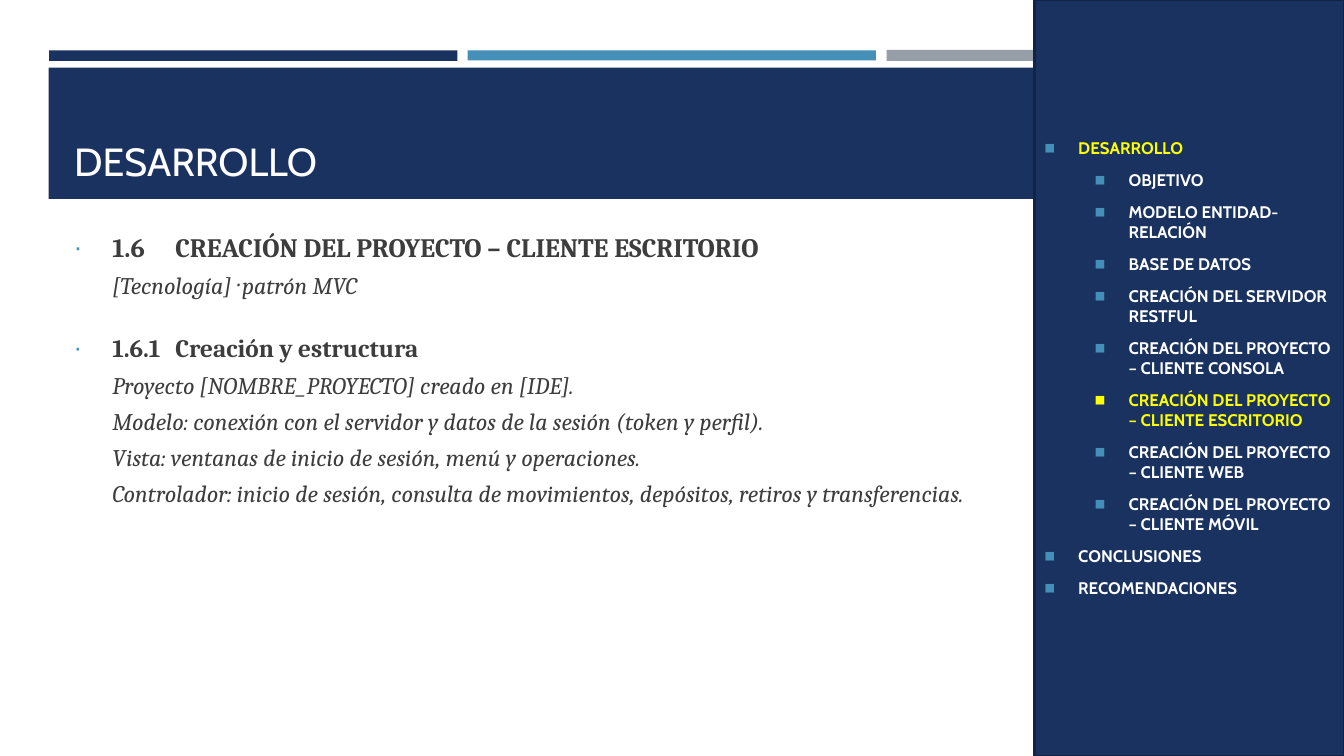
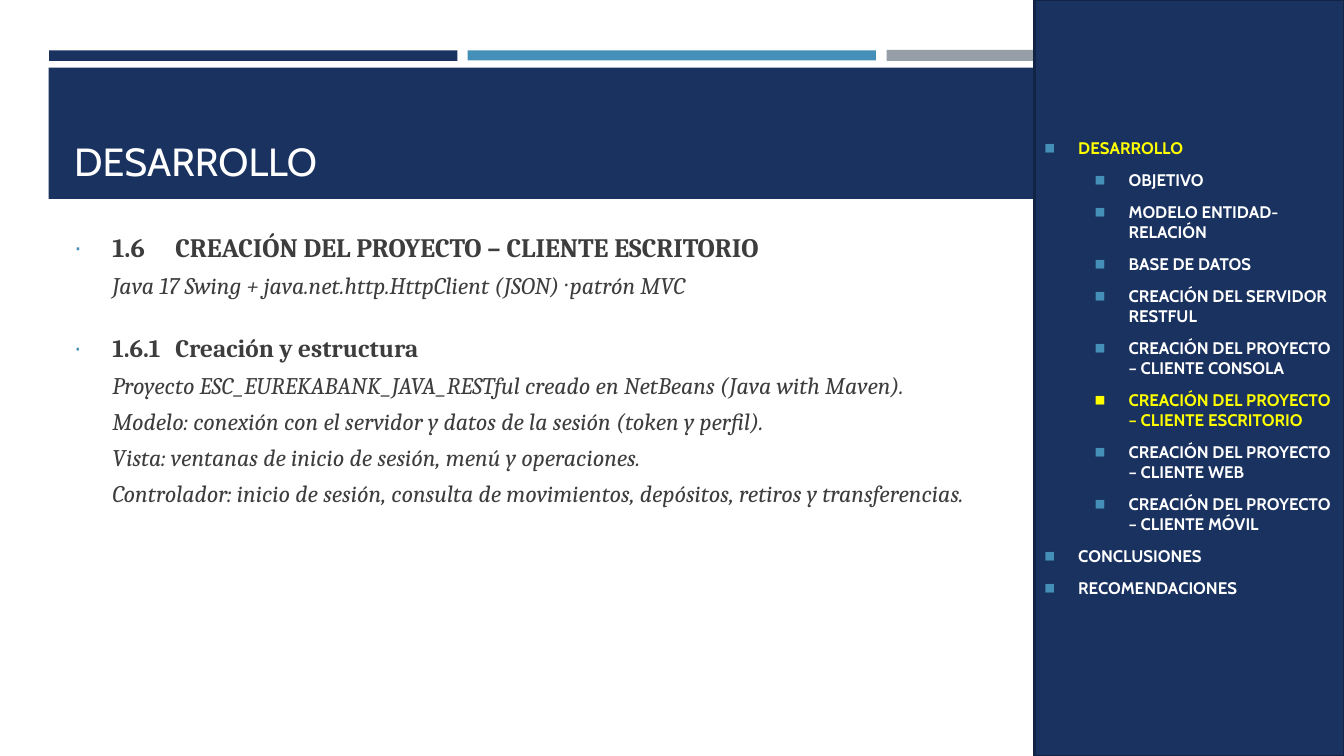
Before and after one commit to IMarcusDev/TI.1.3.-PAO202651_RESTFUL_JAVA_CONBDD_NRC36883_GR04, a slide deck: slide 18 of 05. DOCUMENTACION/PRESENTACION TI.1.3. RESTFUL con BDD en JAVA GR4.pptx (slide 17 before the commit). Drawn at 1344x756 pixels with LibreOffice and Linux fonts; fonts in the diff are those of the drawing. Boxes give left, top, right and bottom in pixels: in the first picture for what was removed or moved away, otherwise in the second. Text is boxed around its words. In the diff, an @@ line names an element or a change of style, - is before the commit and + after.

```diff
--- a/05. DOCUMENTACION/PRESENTACION TI.1.3. RESTFUL con BDD en JAVA GR4.pptx
+++ b/05. DOCUMENTACION/PRESENTACION TI.1.3. RESTFUL con BDD en JAVA GR4.pptx
@@ text at box(112, 277, 685, 299): text changed @@
-[Tecnología] · patrón MVC
+Java 17 Swing + java.net.http.HttpClient (JSON) · patrón MVC
@@ text at box(112, 377, 904, 399): text changed @@
-Proyecto [NOMBRE_PROYECTO] creado en [IDE].
+Proyecto ESC_EUREKABANK_JAVA_RESTful creado en NetBeans (Java with Maven).
```
Also in this commit, not shown: 19 other slides changed, 4 slides added.
